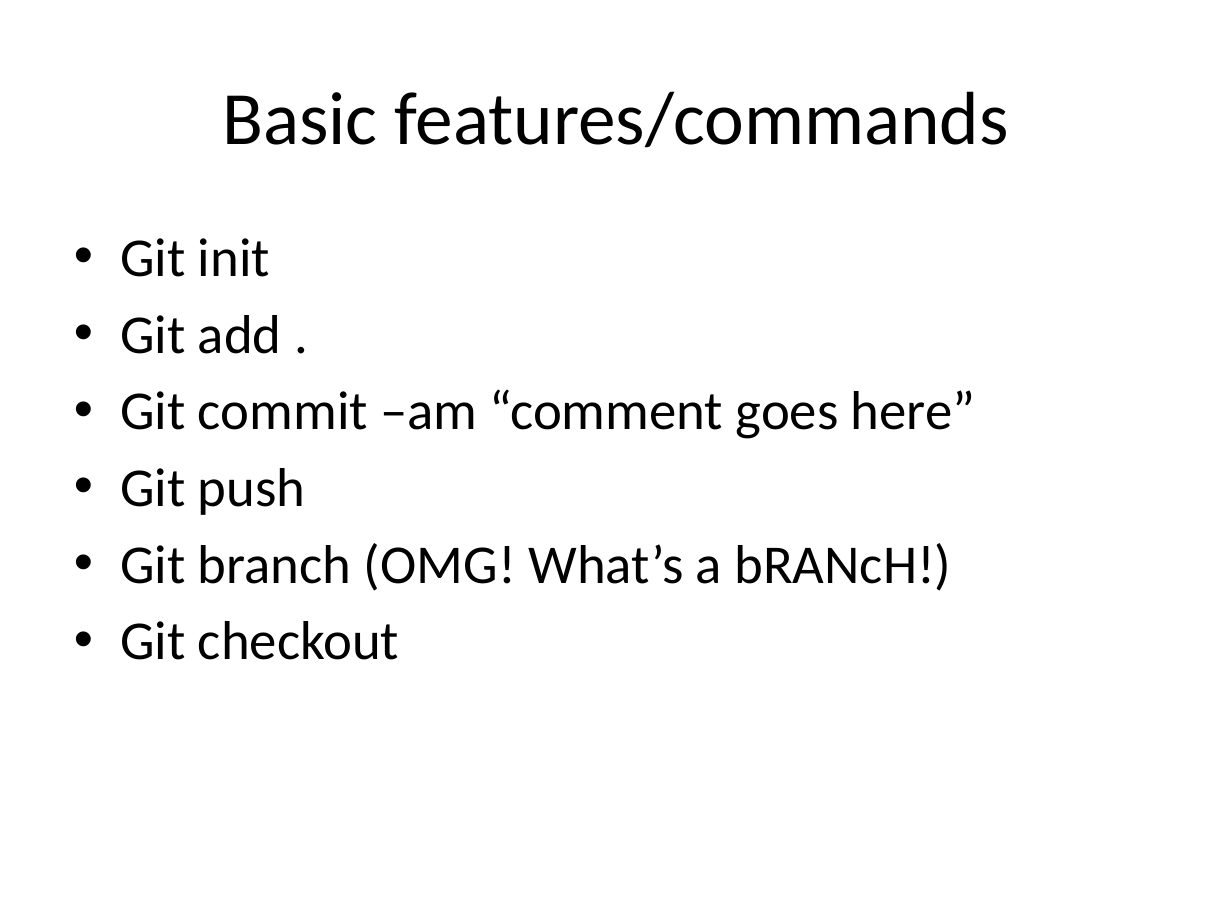
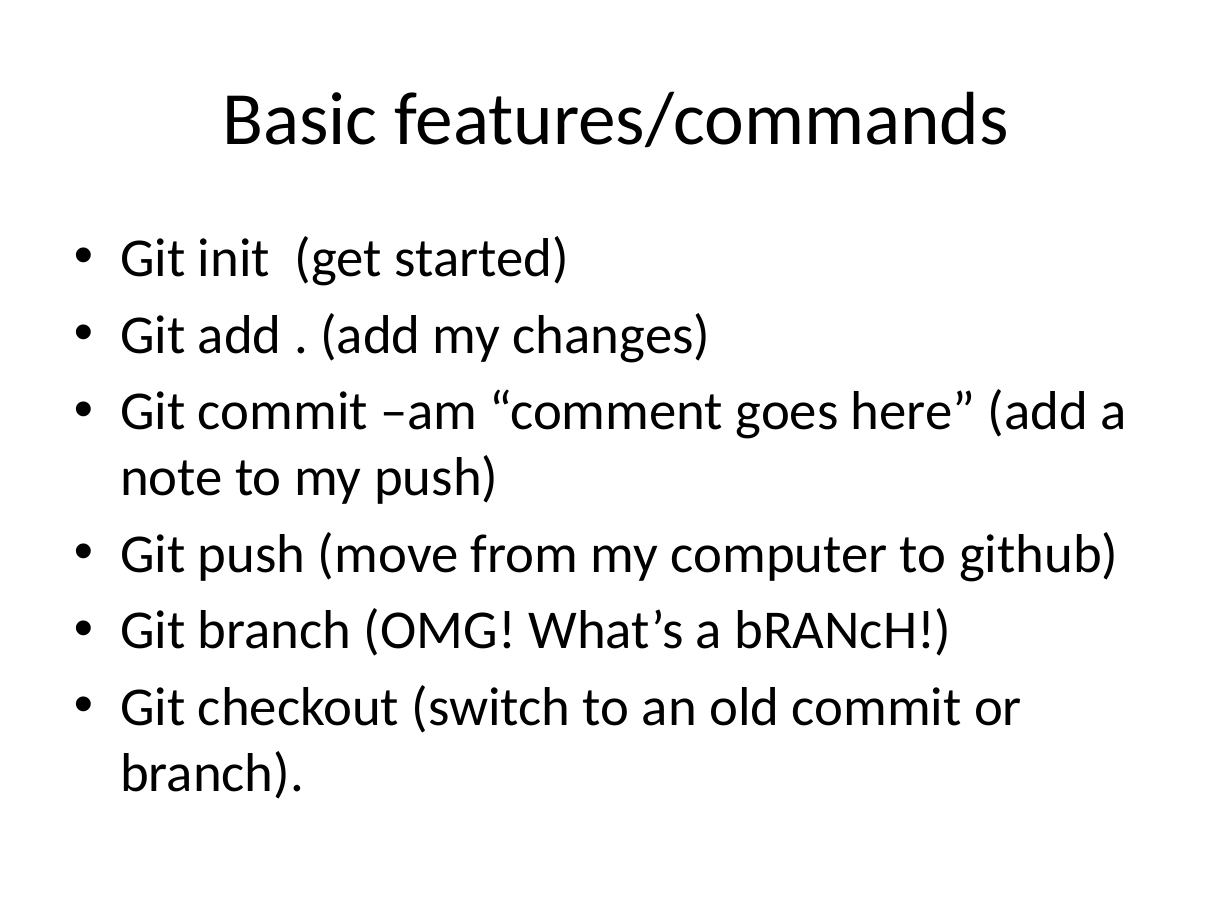
Before and after one commit to jtian1167/SLP-demo, a slide deck: slide 9 of SLP github.pptx (slide 7 before the commit). Drawn at 1232x924 pixels with LibreOffice and Linux fonts; fonts in the diff are those of the drawing. Boxes give left, top, right and bottom in pixels: in the first picture for what was removed or moved away, otherwise in the second. Text is boxed around its words. In the diff, an @@ line names an element or a change of style, - is before the commit and + after.

```diff
--- a/SLP github.pptx
+++ b/SLP github.pptx
@@ text at (x1=120, y1=236, x2=1127, y2=582): text changed @@
-• Git init
-• Git add .
-• Git commit –am “comment goes here”
-• Git push
+• Git init (get started)
+• Git add . (add my changes)
+• Git commit –am “comment goes here” (add a note to my push)
+• Git push (move from my computer to github)
@@ text at (x1=120, y1=685, x2=1022, y2=799): text changed @@
-• Git checkout
+• Git checkout (switch to an old commit or branch).
```
Also in this commit, not shown: 9 other slides changed, 5 slides added, 1 slide removed, 1 other file.
